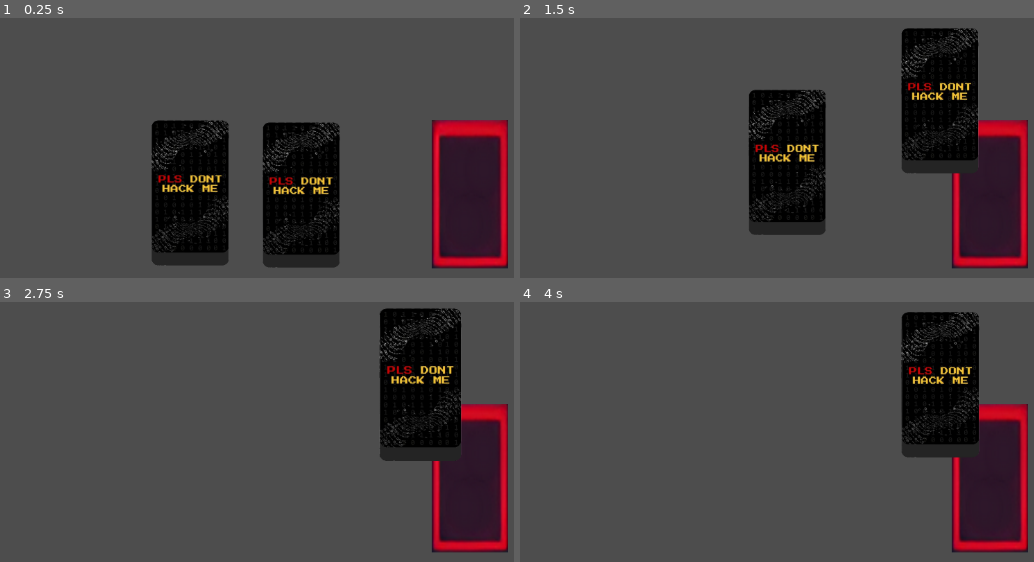
Above: before the commit, frames 1-4 (two rows, left to right).
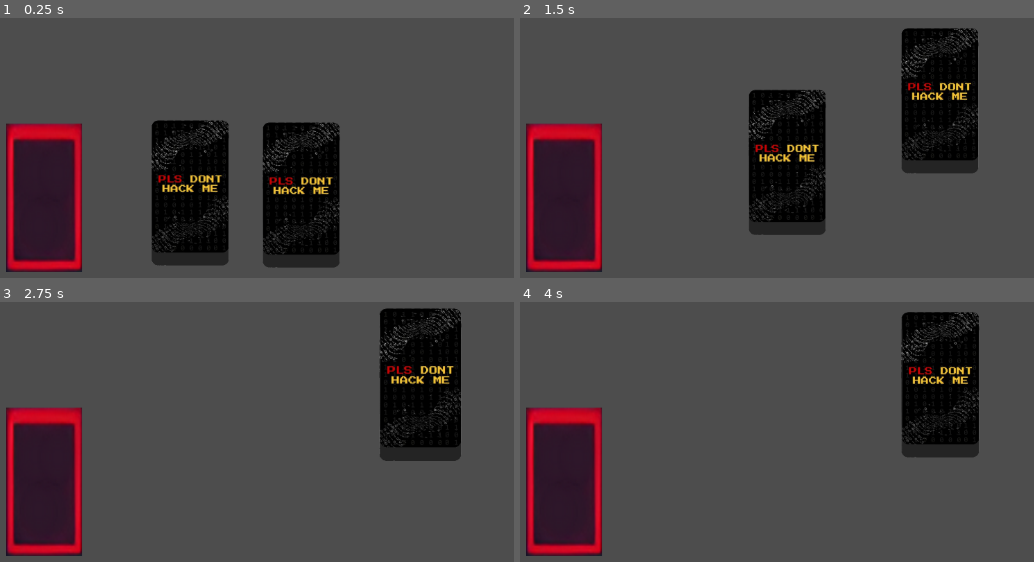
Above: after the commit, the same moments.

Repository: tawaninm/PlsDontHackMe
Game: Godot game, scene res://Scene/main.tscn
The game is run twice, just before and just after one commit, with the same random seed, the same clock (stepped at 60 frames per second) and the same inputs.
Inputs (mouse positions are in pixels of both pictures, inside the frame that each line leads up to):
- Up to frame 1 (0.25 s): no input
- Up to frame 2 (1.5 s): tap Enter at 0.5 s; drag from (823, 194) to (941, 101) at 0.52 s; drag from (710, 194) to (941, 101) at 1.27 s
- Up to frame 3 (2.75 s): move the mouse to (421, 385) at 2.02 s; click (421, 385) at 2.17 s
- Up to frame 4 (4 s): tap Space at 2.75 s; drag from (outside the picture) to (941, 385) at 2.77 s; tap Enter at 3.5 s; move the mouse to (outside the picture) at 3.52 s; click (outside the picture) at 3.67 s

The runs differ from the first frame. In frame 1, 17% of the frame differs, in the area x 1-99%, y 39-98%; in frame 2, 16%; in frame 3, 16%; in frame 4, 16%.

Commit message:
Update slotcard can work

Diff:
--- a/Scene/card.tscn
+++ b/Scene/card.tscn
@@ -19,7 +19,6 @@
 
 [node name="CollisionShape2D" type="CollisionShape2D" parent="Area2D"]
 position = Vector2(3.49998, -1.90735e-06)
-scale = Vector2(1, 1)
 shape = SubResource("RectangleShape2D_p405s")
 
 [connection signal="mouse_entered" from="Area2D" to="." method="_on_area_2d_mouse_entered"]
--- a/Scene/cardslot.tscn
+++ b/Scene/cardslot.tscn
@@ -7,7 +7,6 @@
 size = Vector2(107.72, 147.158)
 
 [node name="Cardslot" type="Node2D"]
-position = Vector2(523, 334)
 scale = Vector2(0.95, 1.52)
 script = ExtResource("1_t0bik")
 
@@ -16,10 +15,9 @@
 texture = ExtResource("1_s0abm")
 
 [node name="Area2D" type="Area2D" parent="."]
-collision_layer = 0
+collision_layer = 2
 collision_mask = 2
 
 [node name="CollisionShape2D" type="CollisionShape2D" parent="Area2D"]
-position = Vector2(-1.93715e-06, 9.53674e-07)
 scale = Vector2(1.02116, 0.951358)
 shape = SubResource("RectangleShape2D_3ut7g")
--- a/Scene/main.tscn
+++ b/Scene/main.tscn
@@ -16,5 +16,5 @@
 position = Vector2(360, 314)
 
 [node name="Cardslot" parent="." instance=ExtResource("3_xtasv")]
-position = Vector2(764, 315)
+position = Vector2(150, 320)
 scale = Vector2(1, 1.52)
